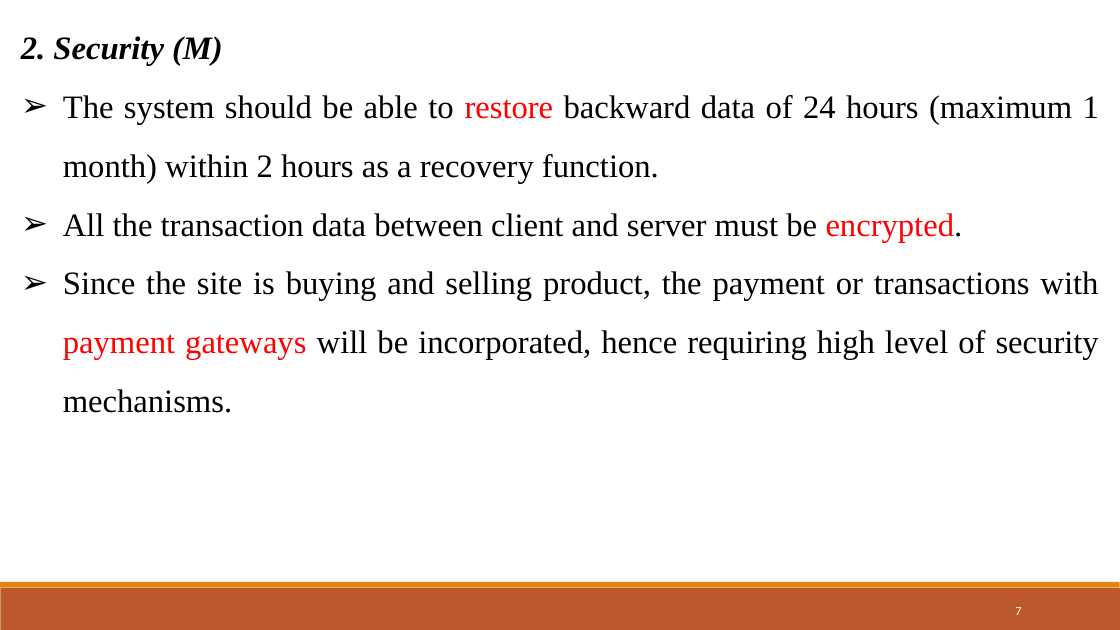
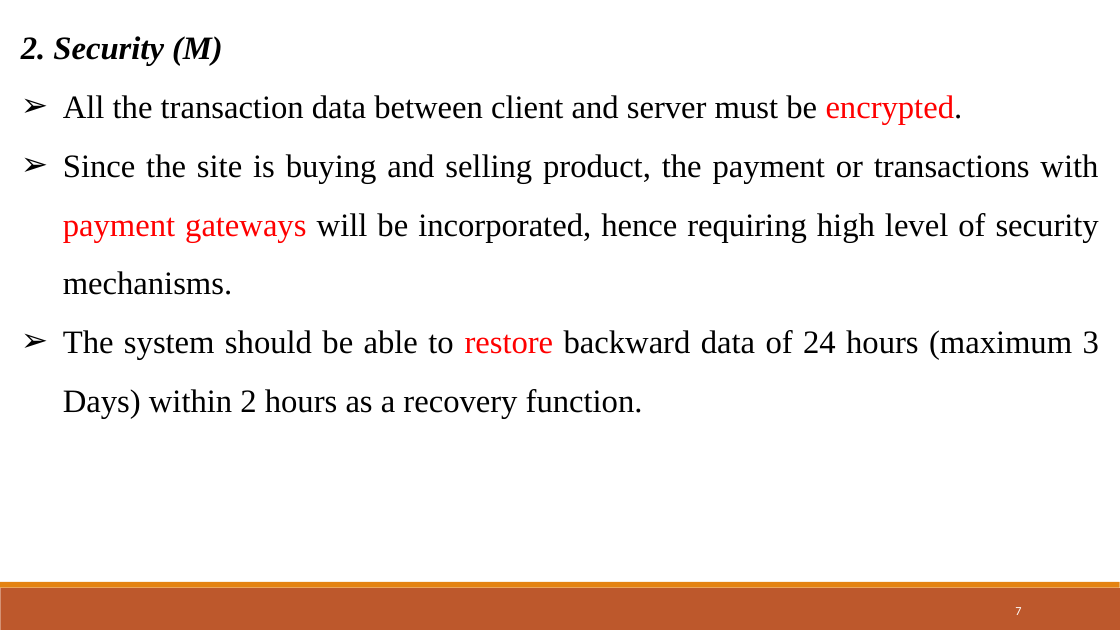
Before and after one commit to shubhanginigon/Bid-Buy-Sell-Project, a slide deck: slide 7 of Progress Project Presentation/BBS_SAD_GroupProject.pptx. Drawn at 1120x630 pixels with LibreOffice and Linux fonts; fonts in the diff are those of the drawing. Boxes give left, top, right and bottom in pixels: in the first picture for what was removed or moved away, otherwise in the second. Text is boxed around its words. In the diff, an @@ line names an element or a change of style, - is before the commit and + after.

```diff
--- a/Progress Project Presentation/BBS_SAD_GroupProject.pptx
+++ b/Progress Project Presentation/BBS_SAD_GroupProject.pptx
@@ text at bbox=[63, 95, 1099, 183]: paragraph removed @@
-➢ The system should be able to restore backward data of 24 hours (maximum 1 month) within 2 hours as a recovery function.
@@ text at bbox=[63, 330, 1099, 418]: paragraph added @@
+➢ The system should be able to restore backward data of 24 hours (maximum 3 Days) within 2 hours as a recovery function.
```
Also in this commit, not shown: 4 other slides changed, 1 slide added, 3 other files.
